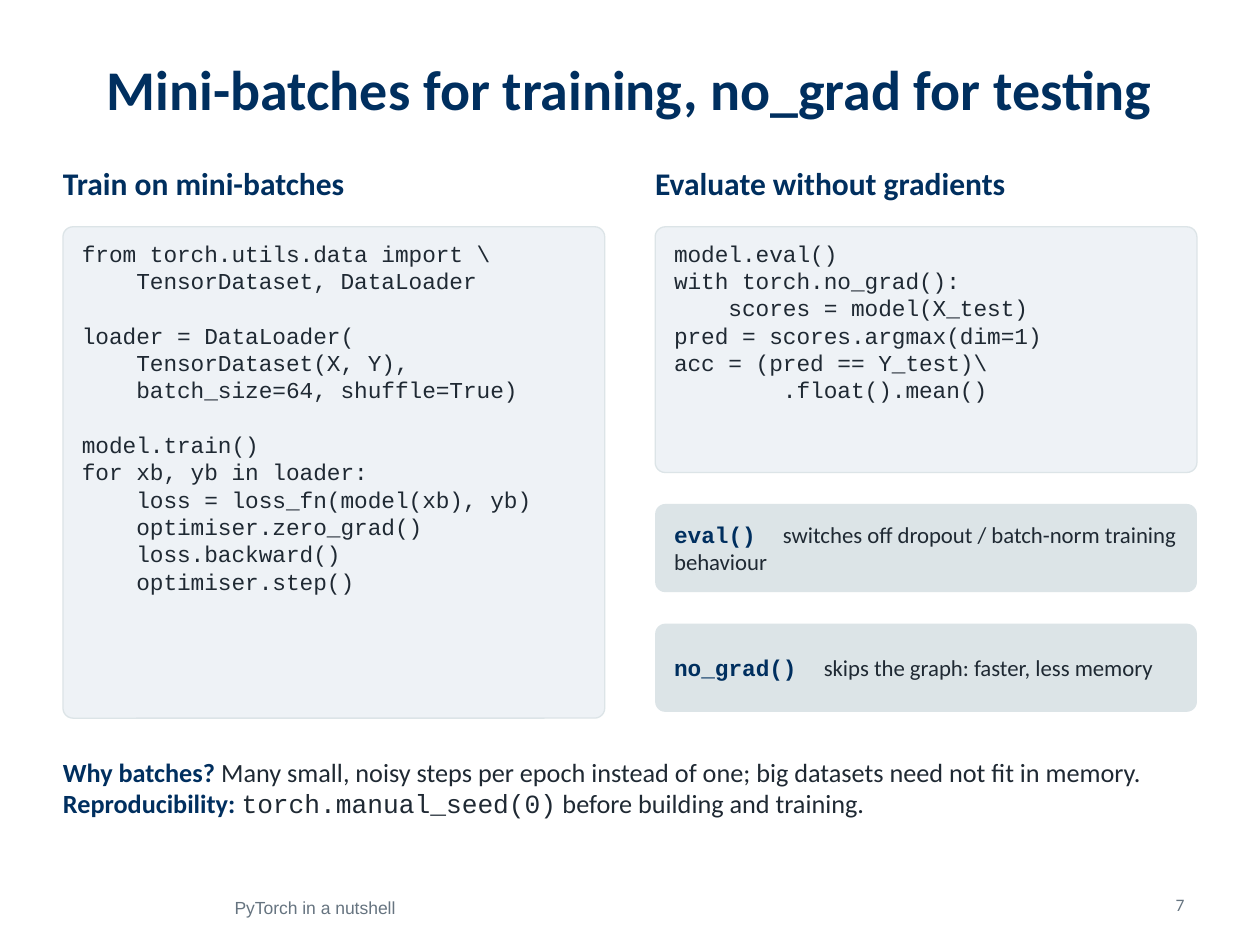
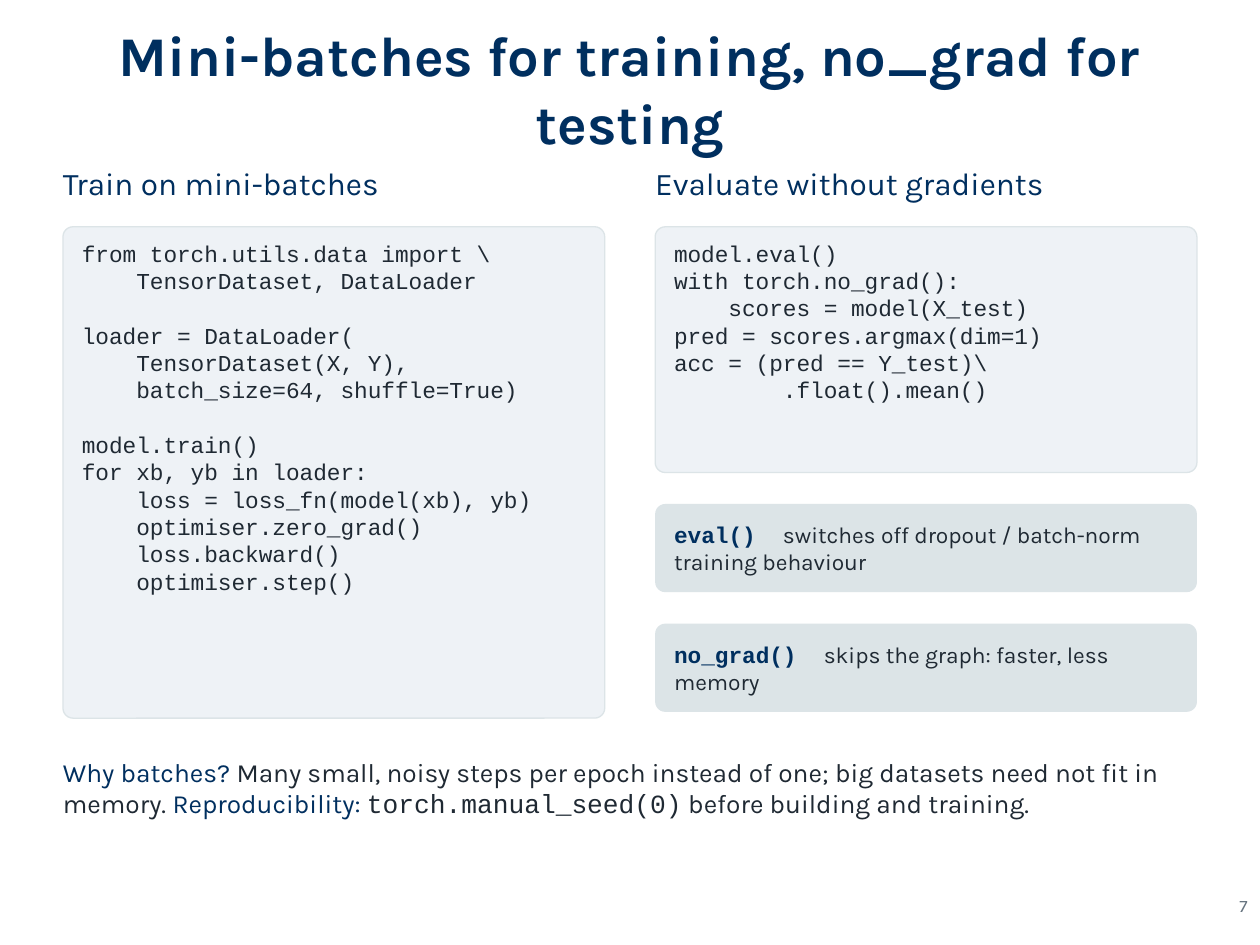
Before and after one commit to giorginolab/AI-qbio-classes, a slide deck: slide 7 of classes/3_rnn_targeting/rnn_targeting_slides.pptx. Drawn at 1260x945 pixels with LibreOffice and Linux fonts; fonts in the diff are those of the drawing. Boxes give left, top, right and bottom in pixels: in the first picture for what was removed or moved away, otherwise in the second. Text is boxed around its words. In the diff, an @@ line names an element or a change of style, - is before the commit and + after.

```diff
--- a/classes/3_rnn_targeting/rnn_targeting_slides.pptx
+++ b/classes/3_rnn_targeting/rnn_targeting_slides.pptx
@@ title "Mini-batches for training, no_grad for ..." at [119, 36, 1140, 157]: font Calibri to Karla @@
@@ text "Train on mini-batches" at [63, 173, 379, 196]: font Calibri to Karla, bold off @@
@@ text "Evaluate without gradients" at [655, 173, 1043, 203]: font Calibri to Karla, bold off @@
@@ text "eval() switches off dropout / ..." at [674, 527, 1140, 576]: font Calibri to Karla in "switches off dropout / batch-norm training behaviour" @@
@@ text "no_grad() skips the graph: faster, ..." at [674, 646, 1109, 669]: font Calibri to Karla in "skips the graph: faster, less memory" @@
@@ text "Why batches? Many small, noisy ..." at [63, 764, 1158, 820]: font Calibri to Karla in "Why batches? Many small, noisy steps per ..."; bold off in "Why batches? Reproducibility:" @@
@@ page number at [1239, 901, 1247, 912]: font Calibri to Karla @@
@@ page number: place and size @@
-page number at [1176, 900, 1185, 911]
+page number at [1239, 901, 1247, 912]
@@ text removed at [235, 901, 395, 918] @@
-PyTorch in a nutshell
```
Also in this commit, not shown: 11 other slides changed.
